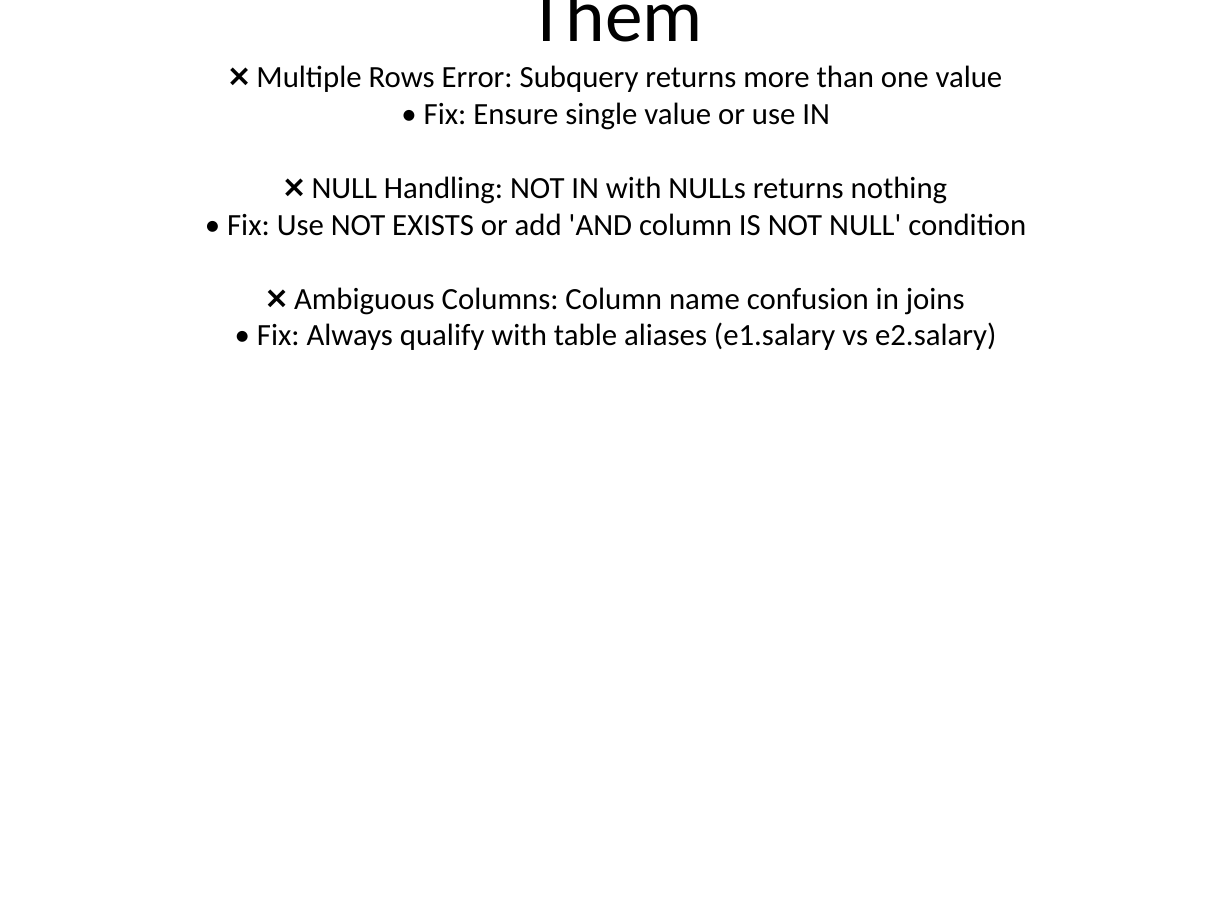
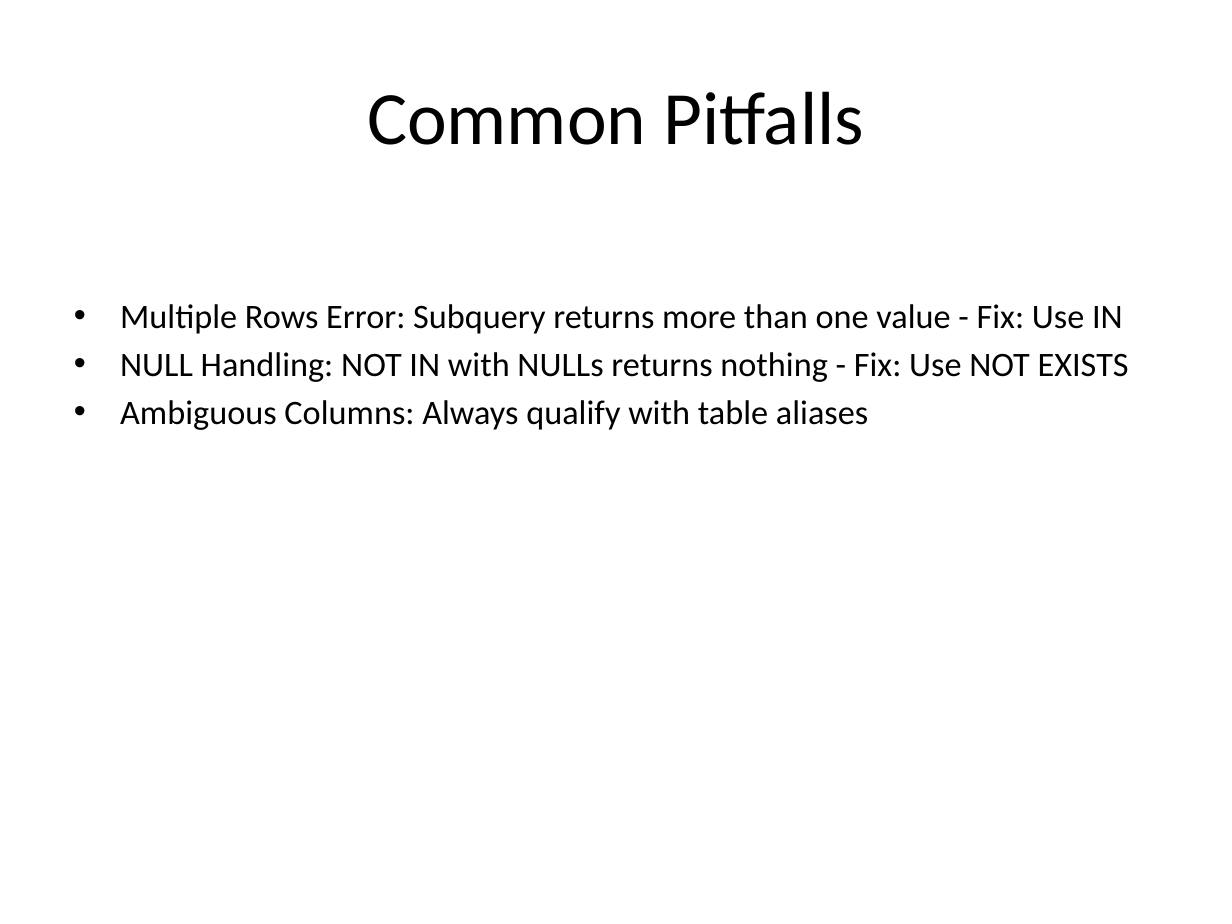
Before and after one commit to parth5012/cron-system, a slide deck: slide 12 of static/sql-subqueries-presentation/SQL_Subqueries_Presentation.pptx. Drawn at 1232x924 pixels with LibreOffice and Linux fonts; fonts in the diff are those of the drawing. Boxes give left, top, right and bottom in pixels: in the first picture for what was removed or moved away, otherwise in the second. Text is boxed around its words. In the diff, an @@ line names an element or a change of style, - is before the commit and + after.

```diff
--- a/static/sql-subqueries-presentation/SQL_Subqueries_Presentation.pptx
+++ b/static/sql-subqueries-presentation/SQL_Subqueries_Presentation.pptx
@@ title at <box>367,91,864,145</box>: text changed; size 18 to 44 pt @@
-Common Pitfalls & How to Avoid Them
-❌ Multiple Rows Error: Subquery returns more than one value
-• Fix: Ensure single value or use IN
-❌ NULL Handling: NOT IN with NULLs returns nothing
-• Fix: Use NOT EXISTS or add 'AND column IS NOT NULL' condition
-❌ Ambiguous Columns: Column name confusion in joins
-• Fix: Always qualify with table aliases (e1.salary vs e2.salary)
+Common Pitfalls
@@ text added at <box>120,304,1129,430</box>, 20 pt, text #000000 @@
+• Multiple Rows Error: Subquery returns more than one value - Fix: Use IN
+• NULL Handling: NOT IN with NULLs returns nothing - Fix: Use NOT EXISTS
+• Ambiguous Columns: Always qualify with table aliases
```
Also in this commit, not shown: 14 other slides changed.
